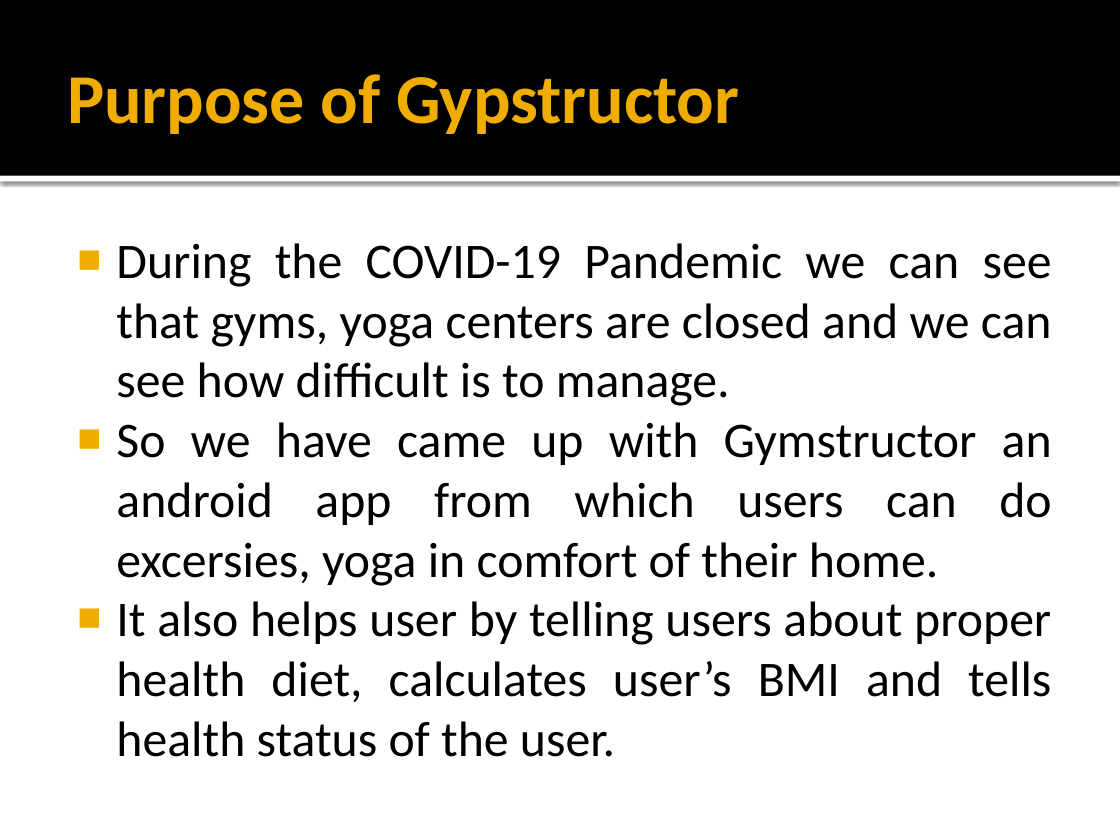
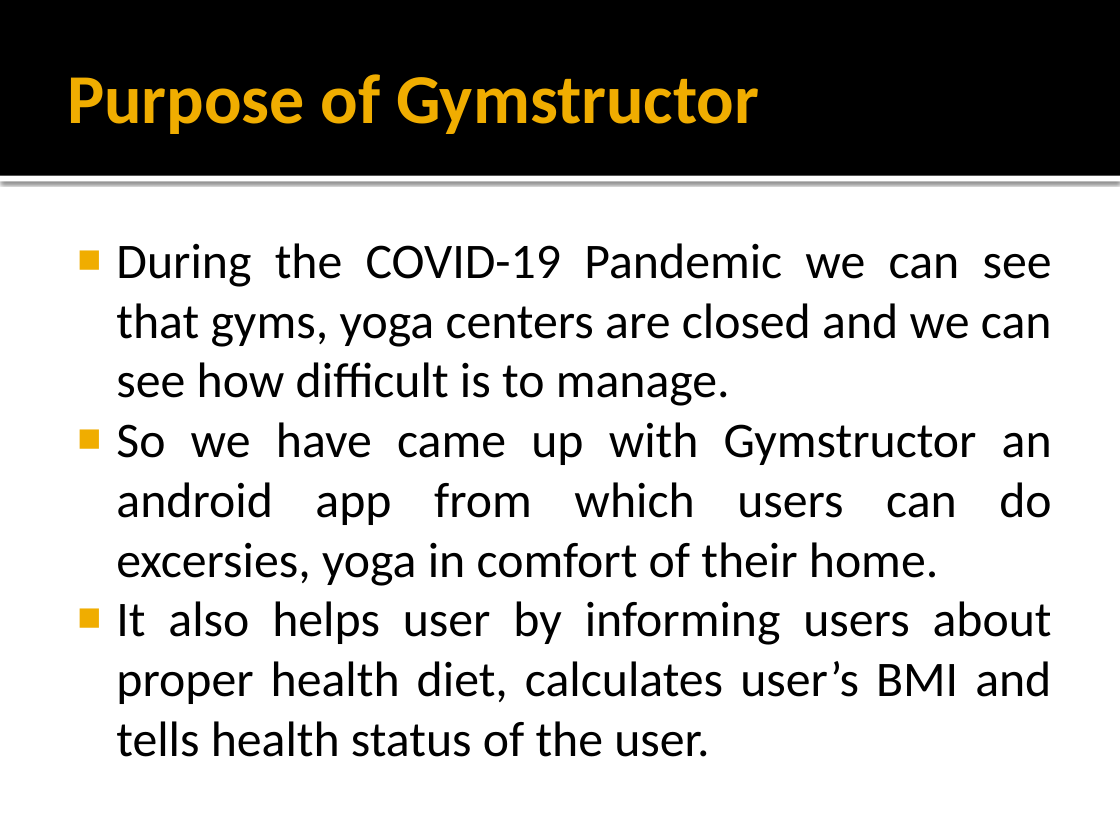
Before and after one commit to Zeo-shark/GymStructor, a slide deck: slide 2 of CODEX Gymstructor.pptx. Drawn at 1120x840 pixels with LibreOffice and Linux fonts; fonts in the diff are those of the drawing. Boxes give left, top, right and bottom in pixels: in the first picture for what was removed or moved away, otherwise in the second. Text is boxed around its words. In the diff, an @@ line names an element or a change of style, - is before the commit and + after.

Commit message:
added ppt

```diff
--- a/CODEX Gymstructor.pptx
+++ b/CODEX Gymstructor.pptx
@@ title at (67,74,759,134): text changed @@
-Purpose of Gypstructor
+Purpose of Gymstructor
@@ text at (116,601,1052,757): text changed @@
-■ It also helps user by telling users about proper health diet, calculates user’s BMI and tells health status of the user.
+■ It also helps user by informing users about proper health diet, calculates user’s BMI and tells health status of the user.
```
Also in this commit, not shown: 2 other slides changed, 3 slides added, 2 slides removed.
